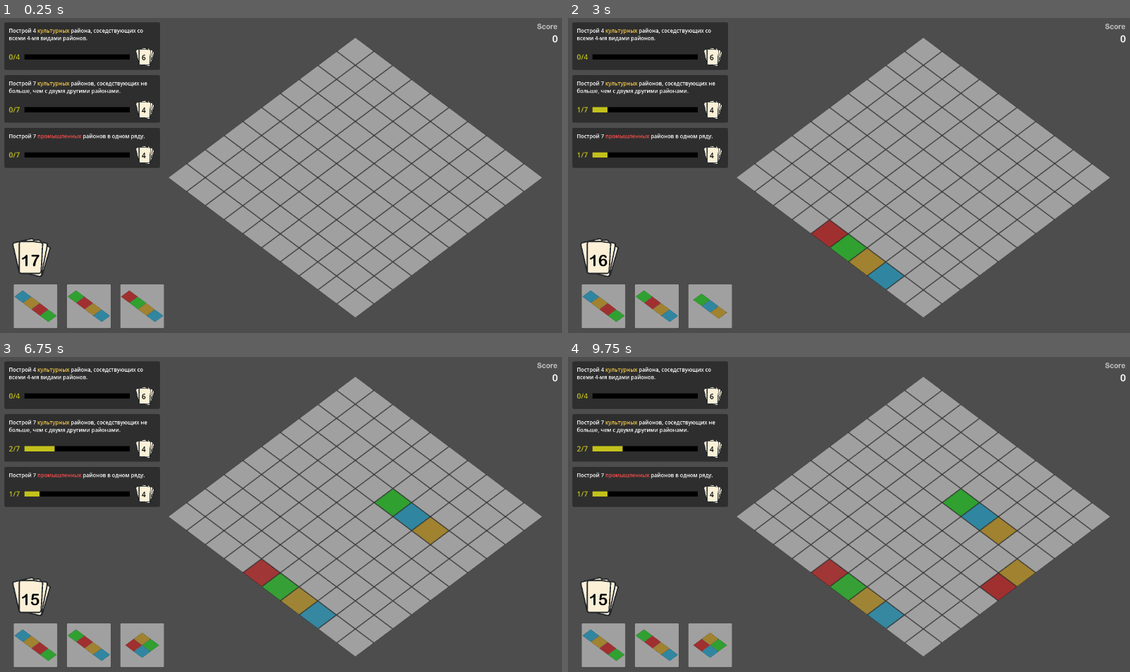
Above: before the commit, frames 1-4 (two rows, left to right).
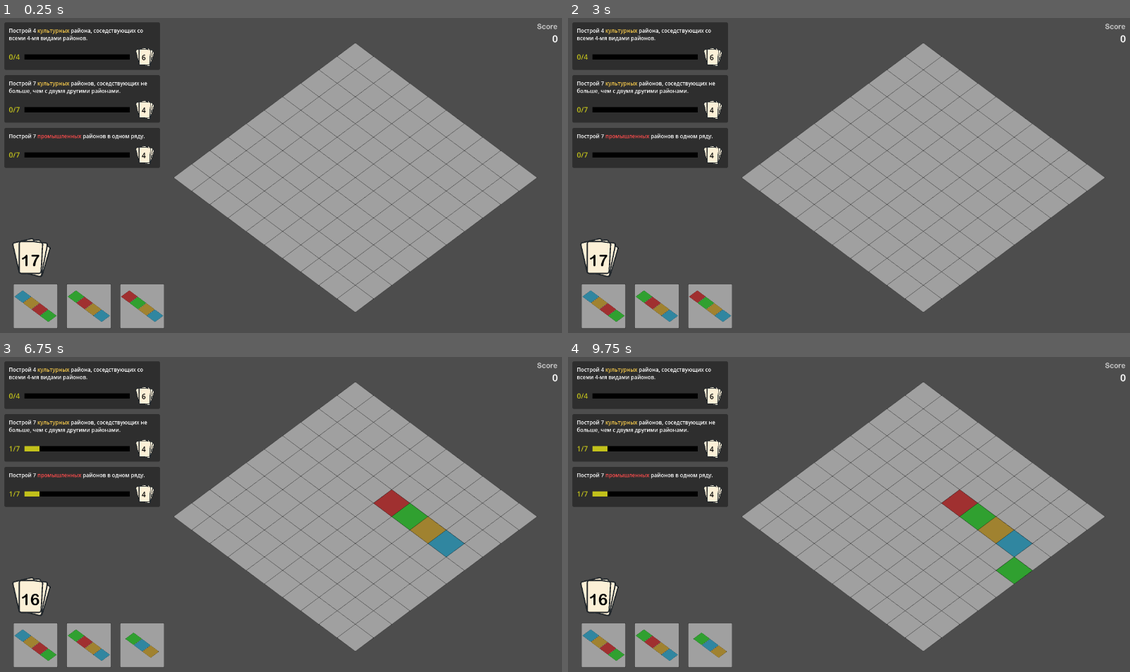
Above: after the commit, the same moments.

Repository: Suruks/Deck-and-Districts-Godot
Game: Godot game, scene res://main.tscn
The game is run twice, just before and just after one commit, with the same random seed, the same clock (stepped at 60 frames per second) and the same inputs.
Inputs (mouse positions are in pixels of both pictures, inside the frame that each line leads up to):
- Up to frame 1 (0.25 s): no input
- Up to frame 2 (3 s): tap Enter at 0.5, 2 s; move the mouse to (601, 304) at 0.52 s; click (601, 304) at 0.67 s; tap Space at 1.25, 2.75 s; move the mouse to (657, 304) at 1.27 s; click (657, 304) at 1.42 s; move the mouse to (708, 304) at 2.02 s; click (708, 304) at 2.17 s; move the mouse to (820, 241) at 2.77 s; click (820, 241) at 2.92 s
- Up to frame 3 (6.75 s): tap Enter at 3.5 s; move the mouse to (33, 643) at 3.52 s; click (33, 643) at 3.67 s; tap Space at 4.25 s; move the mouse to (89, 643) at 4.27 s; click (89, 643) at 4.42 s; move the mouse to (140, 643) at 5.02 s; click (140, 643) at 5.17 s; move the mouse to (196, 435) at 5.77 s; click (196, 435) at 5.92 s; move the mouse to (404, 501) at 6.52 s; click (404, 501) at 6.67 s
- Up to frame 4 (9.75 s): move the mouse to (601, 643) at 7.27 s; click (601, 643) at 7.42 s; move the mouse to (657, 643) at 8.02 s; click (657, 643) at 8.17 s; move the mouse to (708, 643) at 8.77 s; click (708, 643) at 8.92 s; move the mouse to (1017, 564) at 9.52 s; click (1017, 564) at 9.67 s

The runs differ from the first frame. In frame 1, 5.8% of the frame differs, in the area x 29-97%, y 6-96%; in frame 2, 7.0%; in frame 3, 7.8%; in frame 4, 8.3%, in the area x 1-97%, y 6-96%.

Commit message:
added aging

Diff:
--- a/QuestDeck.gd
+++ b/QuestDeck.gd
@@ -190,8 +190,8 @@
 	# 20 — Разнообразный квартал
 	var q20 = Quest.new()
 	q20.quest_type = "diverse_block"
-	q20.description = colorize_text("Построй область 4x4, где каждый район отличается по типу от всех соседей.")
-	q20.reward_cards = 6
+	q20.description = colorize_text("Построй область 3x3, где каждый район отличается по типу от всех соседей.")
+	q20.reward_cards = 3
 	q20.target_progress = 1
 	quests.append(q20)
 
--- a/city_block.gd
+++ b/city_block.gd
@@ -1,10 +1,10 @@
-# city_block.gd
 extends Node2D
 class_name CityBlock
 
-@export var type: String = "residential"  # residential, industrial, nature, culture
-@export var aging: int = 0               # старение района
+@export var type: String = "residential"
+@export var aging: int = 0
 @export var tile_texture: Texture2D = preload("res://tile.png")
+@export var old_texture: Texture2D = preload("res://old_tile.png")
 
 static var max_aging = 20
 
@@ -19,24 +19,36 @@
 	return block_colors.get(block_type, Color.WHITE)
 
 var sprite: Sprite2D
+var aging_overlay: Sprite2D
 
 func _init():
+	# Основной спрайт
 	sprite = Sprite2D.new()
 	sprite.texture = tile_texture
 	sprite.centered = true
 	add_child(sprite)
+
+	# Спрайт "старения"
+	aging_overlay = Sprite2D.new()
+	aging_overlay.texture = old_texture
+	aging_overlay.centered = true
+	aging_overlay.modulate = Color(1, 1, 1, 0.0) # Сначала невидим
+	add_child(aging_overlay)
 
 func place_at_screen_position(pos: Vector2):
 	position = pos
 	update_visual()
 
 func update_visual():
-	if sprite == null:
+	if sprite == null or aging_overlay == null:
 		return
+
 	var base_color = block_colors.get(type, Color.WHITE)
-	var alpha = clamp(float(aging) / float(max_aging), 0.0, 1.0)
-	sprite.modulate = Color(base_color.r, base_color.g, base_color.b, 1.0 - alpha)
+	sprite.modulate = base_color
 
+	var t = clamp(float(aging) / float(max_aging), 0.0, 1.0)
+	var alpha = pow(t, 2)  # ускоряющееся старение
+	aging_overlay.modulate.a = alpha
 
 func age_block(amount: int = 1):
 	aging += amount
@@ -45,13 +57,12 @@
 	else:
 		update_visual()
 
-# --- Статический метод старения всей сетки ---
+# --- Старение всей сетки ---
 static func age_all_blocks(grid: Array):
 	for y in range(grid.size()):
 		for x in range(grid[y].size()):
 			var block = grid[y][x]
 			if block != null and block is CityBlock:
 				block.age_block()
-				# Если блок удалился, чистим ссылку в сетке
 				if not is_instance_valid(block):
 					grid[y][x] = null
--- a/main.gd
+++ b/main.gd
@@ -7,9 +7,10 @@
 @onready var score_label: Label = $CanvasLayer/Score
 
 var grid_size = 10
-var tile_width = 128
-var tile_height = 96
+var tile_width = 124
+var tile_height = 92
 var tile_texture = preload("res://tile.png")
+var old_texture = preload("res://old_tile.png")
 var grid_nodes = []
 var grid = [] # теперь будут CityBlock
 
@@ -40,6 +41,14 @@
 			tile.position = grid_to_screen(x, y)
 			add_child(tile)
 			grid_nodes[y].append(tile)
+
+			#var cracks = Sprite2D.new()
+			#cracks.texture = old_texture
+			#cracks.centered = true
+			#cracks.position = grid_to_screen(x, y)
+			#add_child(cracks)
+			#grid_nodes[y].append(cracks)
+
 			grid[y].append(null) # пока пусто, будут CityBlock
 
 	# Камера
--- a/quest.gd
+++ b/quest.gd
@@ -470,26 +470,27 @@
 	return score
 
 
-# --- 20. Разнообразный квартал ---
 func _calc_diverse_block(grid, grid_size):
-	for y in range(grid_size - 3):
-		for x in range(grid_size - 3):
+	var max_diversity := 0
+
+	for y in range(grid_size - 2):
+		for x in range(grid_size - 2):
+			var types := {}
 			var valid := true
-			for dy in range(4):
-				for dx in range(4):
-					var cell = grid[y+dy][x+dx]
+
+			for dy in range(3):
+				for dx in range(3):
+					var cell = grid[y + dy][x + dx]
 					if cell == null:
 						valid = false
 						break
-					for dir in [[1,0],[-1,0],[0,1],[0,-1]]:
-						var nx = x+dx+dir[0]
-						var ny = y+dy+dir[1]
-						if nx >= x and nx < x+4 and ny >= y and ny < y+4:
-							if _is_type(grid[ny][nx], cell.type):
-								valid = false
-								break
+					types[cell.type] = true
 				if not valid:
 					break
+
 			if valid:
-				return 1
-	return 0
+				var diversity = types.keys().size()
+				if diversity > max_diversity:
+					max_diversity = diversity
+
+	return max_diversity
Binary file added: old_tile.png
Not shown, added: old_tile.png.import
